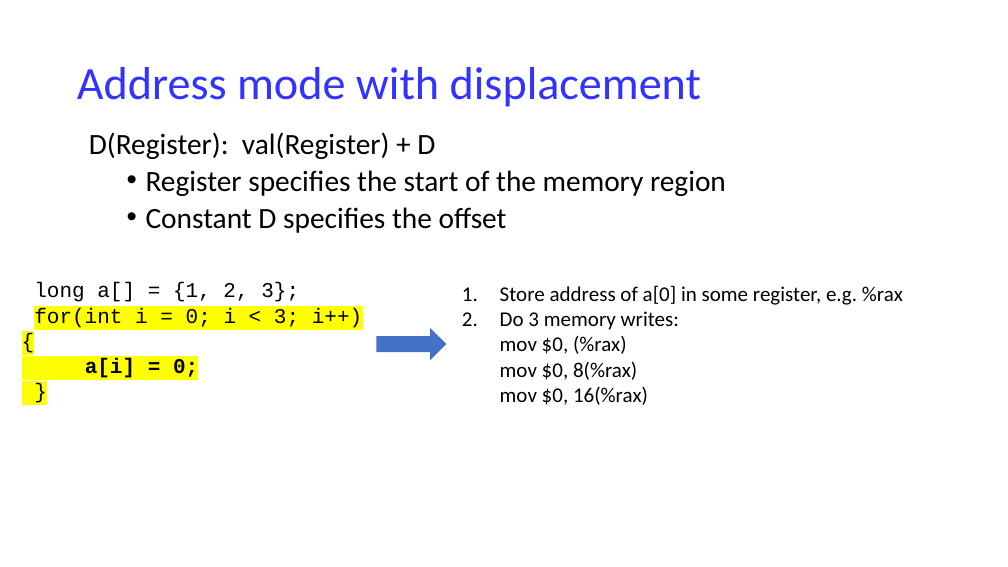
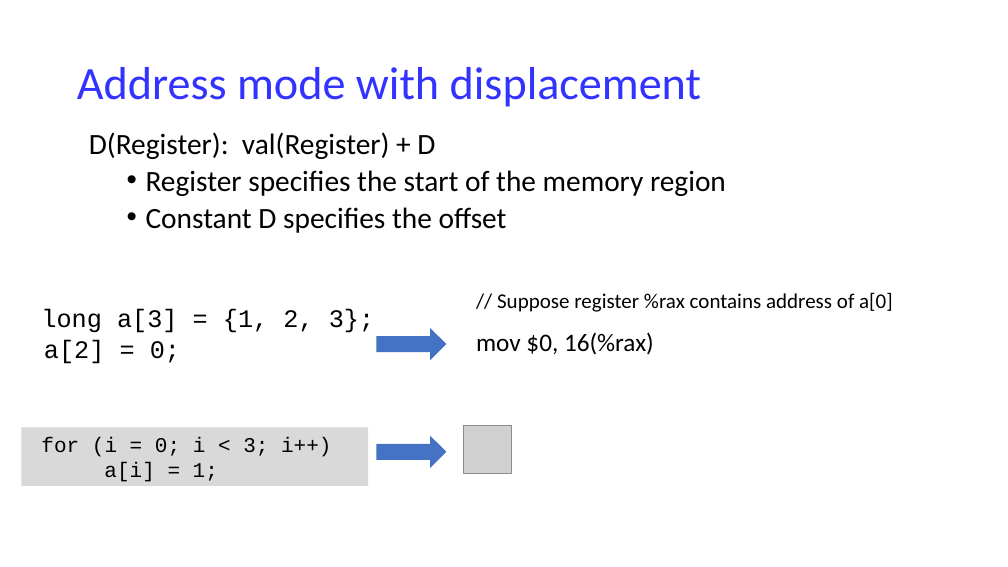
Before and after one commit to NYU-CSO/nyu-cso.github.io, a slide deck: slide 6 of notes/07-Machine_Basics_cont.pptx. Drawn at 1008x567 pixels with LibreOffice and Linux fonts; fonts in the diff are those of the drawing; grey boxes stand for pictures. Boxes give left, top, right and bottom in pixels: in the first picture for what was removed or moved away, otherwise in the second. Text is boxed around its words. In the diff, an @@ line names an element or a change of style, - is before the commit and + after.

```diff
--- a/notes/07-Machine_Basics_cont.pptx
+++ b/notes/07-Machine_Basics_cont.pptx
@@ text "// Suppose register %rax contains ...": place and size @@
-text "// Suppose register %rax contains ..." at [500,285,903,405]
+text "// Suppose register %rax contains ..." at [476,292,893,355]
@@ text at [497,292,893,312]: text changed @@
-1. Store address of a[0] in some register, e.g. %rax
-2. Do 3 memory writes:
-  mov $0, (%rax)
-  mov $0, 8(%rax)
+// Suppose register %rax contains address of a[0]
@@ text at [41,309,374,364]: text changed; size 20 to 24 pt @@
-long a[] = {1, 2, 3};
-for(int i = 0; i < 3; i++) {
-a[i] = 0;
-}
+long a[3] = {1, 2, 3};
+a[2] = 0;
@@ text at [476,332,654,355]: size 20 to 24 pt in "mov $0, 16(%rax)"; list level 2 to 1 in "mov $0, 16(%rax)" @@
@@ rectangle added at [21,427,368,485], fill #D9D9D9, 20 pt, text #000000 @@
+for (i = 0; i < 3; i++)
+a[i] = 1;
@@ right arrow added at [377,436,447,468], fill #4472C4 @@
@@ picture added at [464,426,512,474] @@
```
Also in this commit, not shown: 6 other slides changed, 1 slide added, 1 other file.
